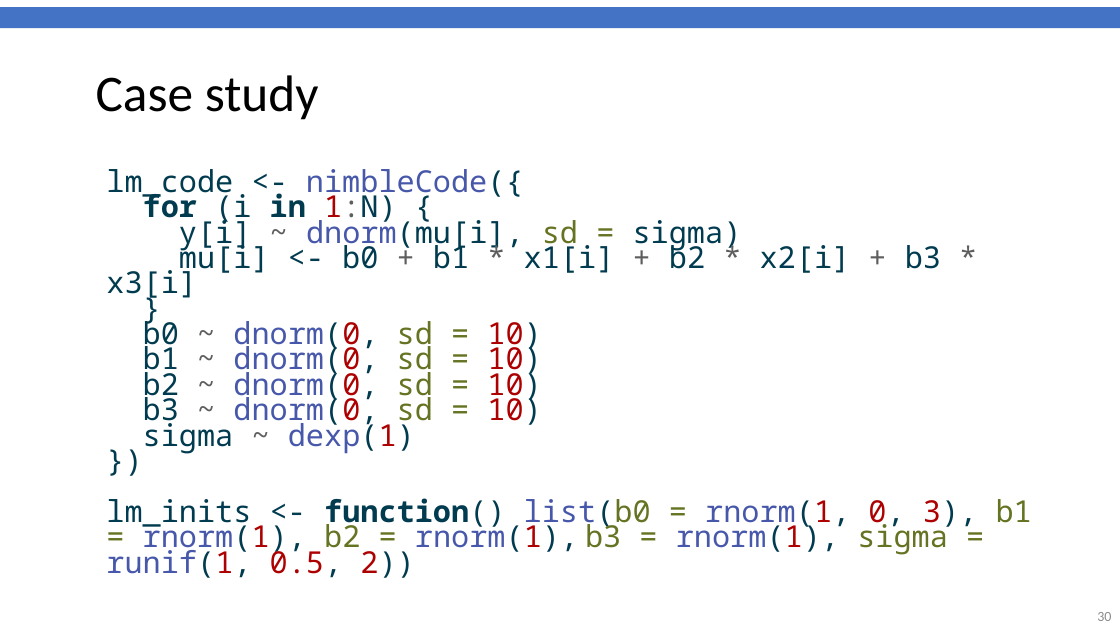
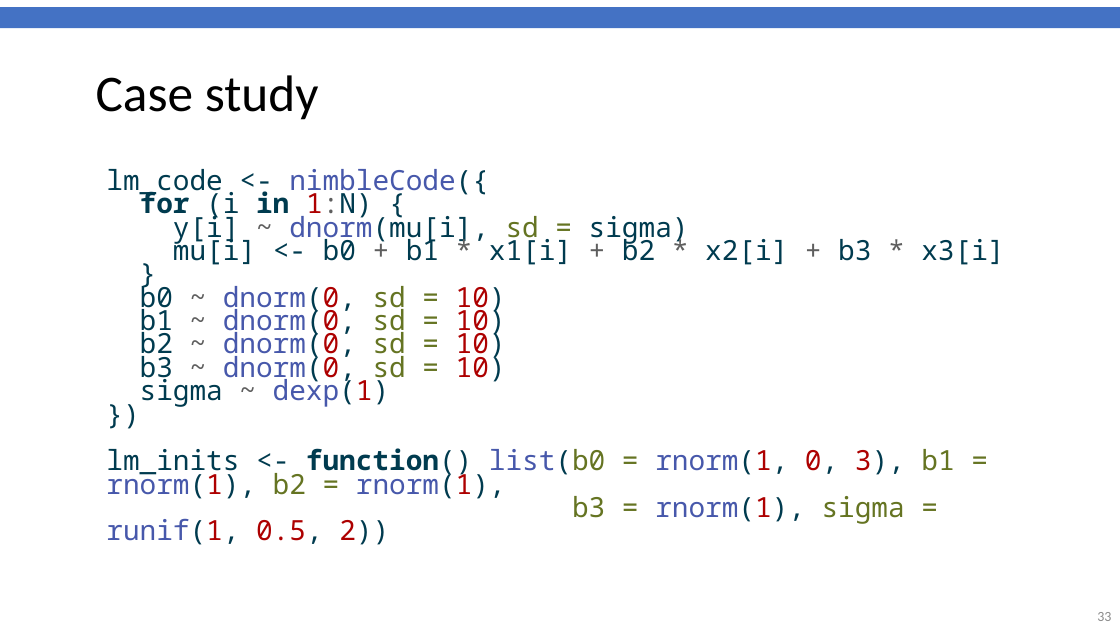
Before and after one commit to gitMarcH/UNIMA_STA623_2026, a slide deck: slide 33 of Lectures/Chanco_STA623_BDA_2026_Henrion_Session4.pptx (slide 30 before the commit). Drawn at 1120x630 pixels with LibreOffice and Linux fonts; fonts in the diff are those of the drawing; background and template pictures are left out. Boxes give left, top, right and bottom in pixels: in the first picture for what was removed or moved away, otherwise in the second. Text is boxed around its words. In the diff, an @@ line names an element or a change of style, - is before the commit and + after.

Commit message:
Update to Lecture 4

```diff
--- a/Lectures/Chanco_STA623_BDA_2026_Henrion_Session4.pptx
+++ b/Lectures/Chanco_STA623_BDA_2026_Henrion_Session4.pptx
@@ text "lm_code <- nimbleCode({ for (i ..." at (106,169,1004,545): size 25.9 to 23.8 pt @@
@@ page number at (1097,612,1111,621): text changed @@
-30
+33
```
Also in this commit, not shown: 6 other slides changed, 8 slides added, 2 slides removed.
